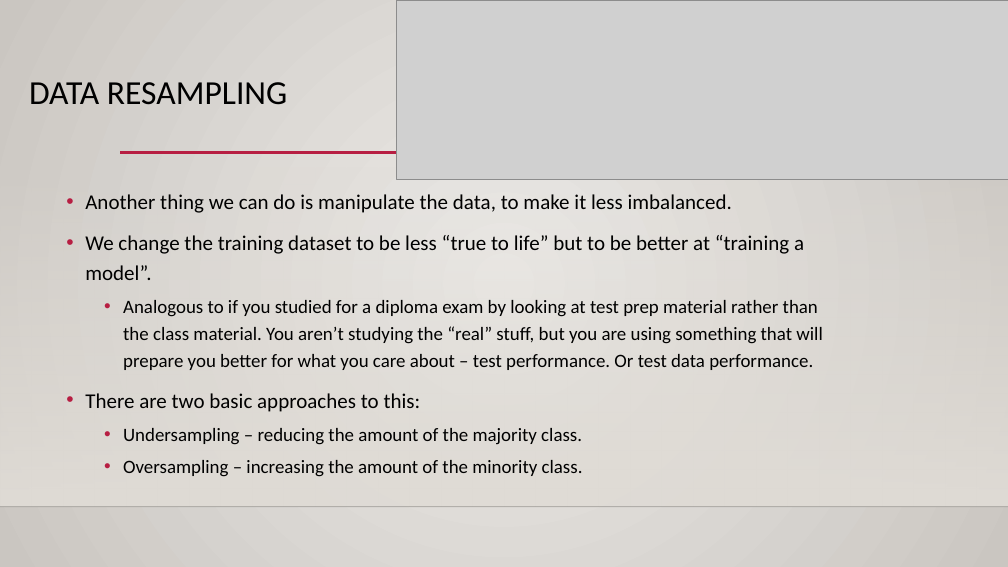
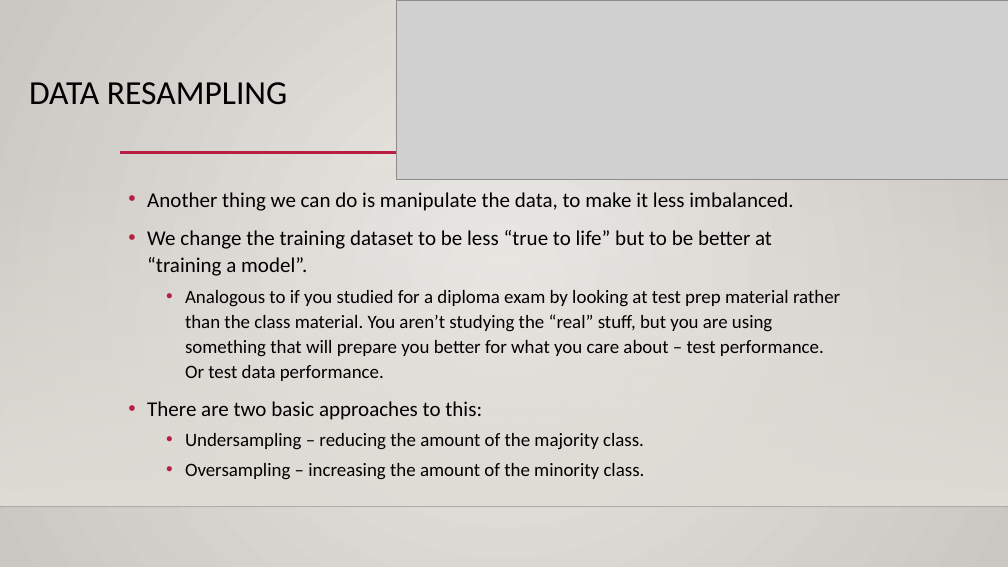
Before and after one commit to AkeemSemperDataScience/Basic_Stats_in_Python_Student_Repository, a slide deck: slide 59 of reference_material/slides/024_log_reg_2.pptx (slide 38 before the commit). Drawn at 1008x567 pixels with LibreOffice and Linux fonts; fonts in the diff are those of the drawing; grey boxes stand for pictures; background and template pictures are left out. Boxes give left, top, right and bottom in pixels: in the first picture for what was removed or moved away, otherwise in the second. Text is boxed around its words. In the diff, an @@ line names an element or a change of style, - is before the commit and + after.

```diff
--- a/reference_material/slides/024_log_reg_2.pptx
+++ b/reference_material/slides/024_log_reg_2.pptx
@@ text "Another thing we can do ...": place and size @@
-text "Another thing we can do ..." at (85, 194, 822, 477)
+text "Another thing we can do ..." at (147, 192, 840, 480)
@@ text "Another thing we can do ..." at (147, 192, 840, 480): line spacing 1.2 to 1.1 @@
```
Also in this commit, not shown: 14 other slides changed, 23 slides added, 1 slide removed, 3 other files.
